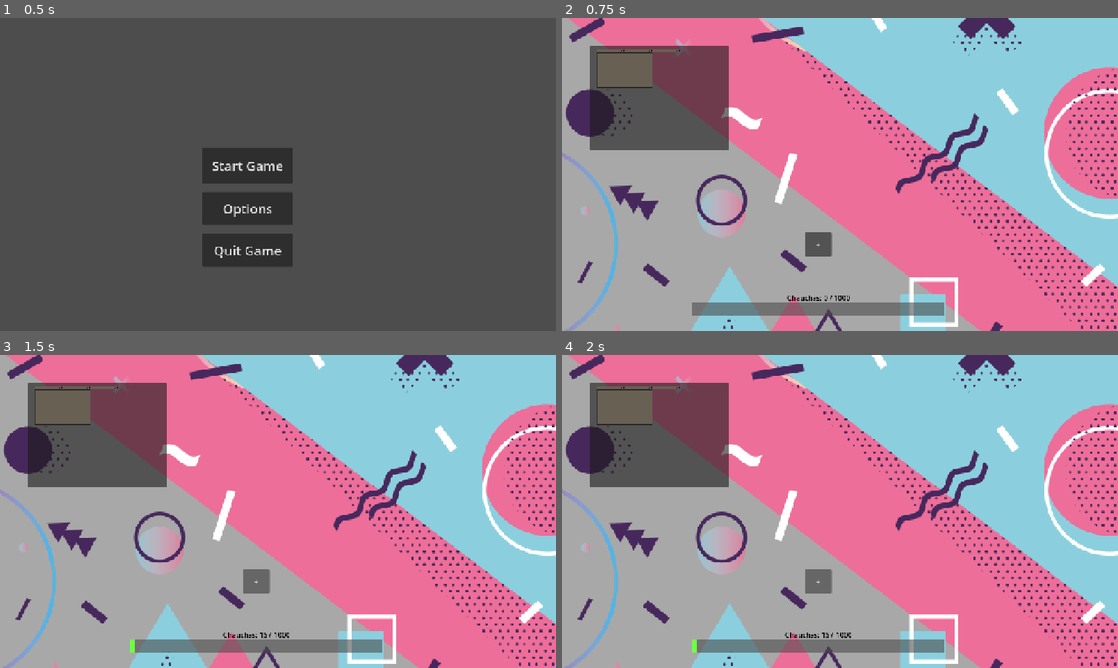
Above: before the commit, frames 1-4 (two rows, left to right).
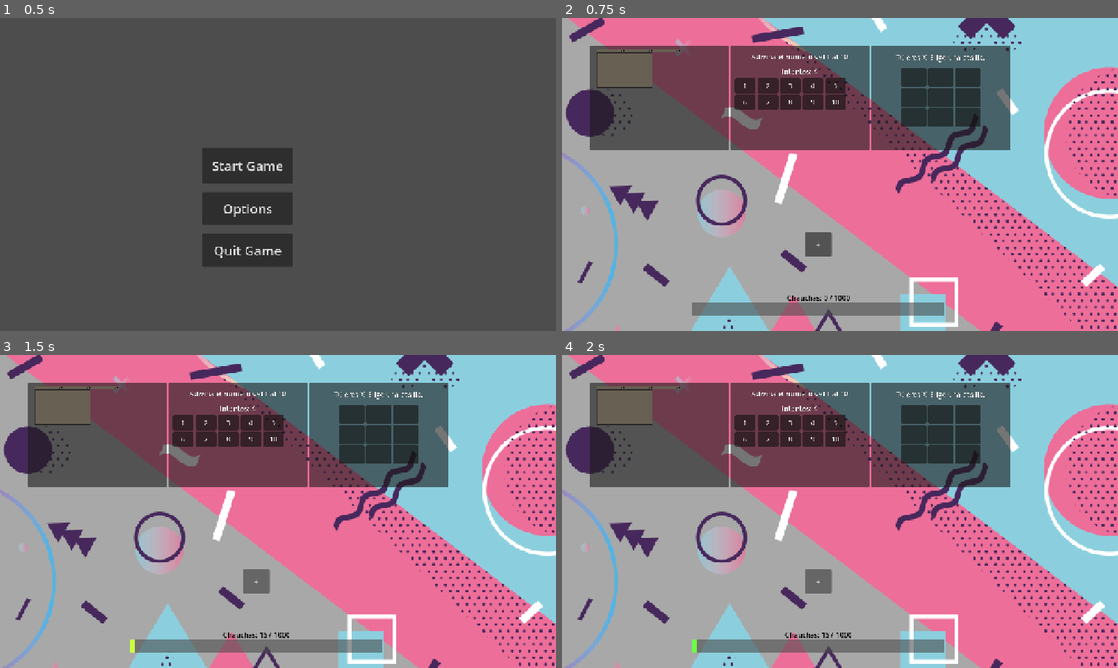
Above: after the commit, the same moments.

Repository: isabellarisso/wgj-26-corporatehellscape
Game: Godot game, scene res://scenes/main_menu.tscn
Same seed, same stepped clock (60 frames per second), same inputs: the game is played once before the commit and once after it.
Inputs:
- Up to frame 1 (0.5 s): no input
- Up to frame 2 (0.75 s): click "Start Game" at 0.5 s
- Up to frame 3 (1.5 s): click "+" at 1.25 s
- Up to frame 4 (2 s): no input

Frame 1 is identical in both runs. In frame 2, 17% of the frame differs, in the area x 30-81%, y 8-43%; in frame 3, 17%, in the area x 23-81%, y 8-96%; in frame 4, 17%.

Commit message:
minijuegos

Diff:
--- a/scenes/main_scene.tscn
+++ b/scenes/main_scene.tscn
@@ -5,6 +5,8 @@
 [ext_resource type="Texture2D" uid="uid://6ip1tvldcynb" path="res://resources/memphisbackground.png" id="3_background"]
 [ext_resource type="Texture2D" uid="uid://bcincwe3t5t80" path="res://resources/tab atlas.png" id="4_gubc5"]
 [ext_resource type="PackedScene" uid="uid://waylvfl2synd" path="res://scenes/progress_bar.tscn" id="4_progress_bar"]
+[ext_resource type="PackedScene" path="res://scenes/minigame_number_guessing.tscn" id="minigame_number_guessing"]
+[ext_resource type="PackedScene" path="res://scenes/minigame_tic_tac_toe.tscn" id="minigame_tic_tac_toe"]
 
 [sub_resource type="TileSetAtlasSource" id="TileSetAtlasSource_rt2n2"]
 texture = ExtResource("4_gubc5")
@@ -28,7 +30,7 @@
 
 [node name="Node2D" type="Node2D" unique_id=950236339]
 script = ExtResource("1_w2twt")
-minigame_scenes = Array[PackedScene]([ExtResource("2_minigame")])
+minigame_scenes = Array[PackedScene]([ExtResource("2_minigame"), ExtResource("minigame_number_guessing"), ExtResource("minigame_tic_tac_toe")])
 
 [node name="TilemapLayer" type="Node2D" parent="." unique_id=544590193]
 
--- /dev/null
+++ b/scenes/minigame_card.tscn
@@ -0,0 +1,6 @@
+[gd_scene format=3]
+
+[ext_resource type="Script" path="res://scripts/minigame_card.gd" id="1_script"]
+
+[node name="MinigameCard" type="PanelContainer"]
+script = ExtResource("1_script")
--- /dev/null
+++ b/scenes/minigame_number_guessing.tscn
@@ -0,0 +1,51 @@
+[gd_scene format=3]
+
+[ext_resource type="Script" path="res://scripts/minigame_number_guessing.gd" id="1_script"]
+
+[node name="MinigameNumberGuessing" type="Control"]
+custom_minimum_size = Vector2(320, 240)
+layout_mode = 3
+anchors_preset = 15
+anchor_right = 1.0
+anchor_bottom = 1.0
+grow_horizontal = 2
+grow_vertical = 2
+script = ExtResource("1_script")
+
+[node name="Layout" type="VBoxContainer" parent="."]
+layout_mode = 1
+anchors_preset = 15
+anchor_right = 1.0
+anchor_bottom = 1.0
+offset_left = 10.0
+offset_top = 8.0
+offset_right = -10.0
+offset_bottom = -8.0
+grow_horizontal = 2
+grow_vertical = 2
+theme_override_constants/separation = 5
+
+[node name="Message" type="Label" parent="Layout"]
+custom_minimum_size = Vector2(0, 34)
+layout_mode = 2
+text = "Adivina el número del 1 al 10"
+horizontal_alignment = 1
+vertical_alignment = 1
+autowrap_mode = 3
+
+[node name="Attempts" type="Label" parent="Layout"]
+layout_mode = 2
+text = "Intentos: 4"
+horizontal_alignment = 1
+
+[node name="NumberGrid" type="GridContainer" parent="Layout"]
+layout_mode = 2
+size_flags_vertical = 3
+columns = 5
+theme_override_constants/h_separation = 4
+theme_override_constants/v_separation = 4
+
+[node name="Retry" type="Button" parent="Layout"]
+visible = false
+layout_mode = 2
+text = "Volver a intentar"
--- /dev/null
+++ b/scenes/minigame_tic_tac_toe.tscn
@@ -0,0 +1,47 @@
+[gd_scene format=3]
+
+[ext_resource type="Script" path="res://scripts/minigame_tic_tac_toe.gd" id="1_script"]
+
+[node name="MinigameTicTacToe" type="Control"]
+custom_minimum_size = Vector2(320, 240)
+layout_mode = 3
+anchors_preset = 15
+anchor_right = 1.0
+anchor_bottom = 1.0
+grow_horizontal = 2
+grow_vertical = 2
+script = ExtResource("1_script")
+
+[node name="Layout" type="VBoxContainer" parent="."]
+layout_mode = 1
+anchors_preset = 15
+anchor_right = 1.0
+anchor_bottom = 1.0
+offset_left = 8.0
+offset_top = 6.0
+offset_right = -8.0
+offset_bottom = -6.0
+grow_horizontal = 2
+grow_vertical = 2
+theme_override_constants/separation = 4
+
+[node name="Status" type="Label" parent="Layout"]
+custom_minimum_size = Vector2(0, 42)
+layout_mode = 2
+text = "Tú eres X. Elige una casilla."
+horizontal_alignment = 1
+vertical_alignment = 1
+autowrap_mode = 3
+
+[node name="Board" type="GridContainer" parent="Layout"]
+layout_mode = 2
+size_flags_horizontal = 4
+size_flags_vertical = 3
+columns = 3
+theme_override_constants/h_separation = 4
+theme_override_constants/v_separation = 4
+
+[node name="Retry" type="Button" parent="Layout"]
+visible = false
+layout_mode = 2
+text = "Volver a intentar"
--- a/scripts/mainScene.gd
+++ b/scripts/mainScene.gd
@@ -1,42 +1,20 @@
 extends Node2D
 
-## Add each playable minigame scene here in the Inspector. The first scene is
-## loaded when the hub starts; more can be added without changing this script.
+## Add playable minigame scenes here in the Inspector.
 @export var minigame_scenes: Array[PackedScene] = []
 
+const MINIGAME_CARD_SCENE: PackedScene = preload("res://scenes/minigame_card.tscn")
+
 @onready var minigame_grid: GridContainer = $MinigameGrid
-
-var current_minigame: Node2D
+@onready var chauchas_progress: ProgressBar = $ProgressBar
 
 func _ready() -> void:
 	if minigame_scenes.is_empty():
 		push_warning("No minigame scenes configured on MainScene.")
 		return
 
-	show_minigame(0)
-
-func show_minigame(index: int) -> void:
-	if index < 0 or index >= minigame_scenes.size():
-		push_error("Minigame index %d is out of range." % index)
-		return
-
-	for child in minigame_grid.get_children():
-		child.queue_free()
-
-	var minigame_card := PanelContainer.new()
-	minigame_card.custom_minimum_size = Vector2(320, 240)
-	minigame_grid.add_child(minigame_card)
-
-	var viewport_container := SubViewportContainer.new()
-	viewport_container.stretch = true
-	minigame_card.add_child(viewport_container)
-
-	var viewport := SubViewport.new()
-	viewport.size = Vector2i(320, 240)
-	viewport.transparent_bg = true
-	viewport_container.add_child(viewport)
-
-	var instance := minigame_scenes[index].instantiate()
-	viewport.add_child(instance)
-	if instance is Node2D:
-		current_minigame = instance
+	for minigame_scene in minigame_scenes:
+		var minigame_card := MINIGAME_CARD_SCENE.instantiate()
+		minigame_card.connect("completed", Callable(chauchas_progress, "increase_money"))
+		minigame_grid.add_child(minigame_card)
+		minigame_card.call("setup", minigame_scene)
--- /dev/null
+++ b/scripts/minigame_card.gd
@@ -0,0 +1,57 @@
+extends PanelContainer
+
+signal completed(reward: int)
+
+const CARD_SIZE := Vector2(320, 240)
+const RESULT_DISPLAY_SECONDS := 1.2
+
+var card_content: Control
+var game_viewport: SubViewport
+var result_overlay: ColorRect
+var result_label: Label
+
+func _ready() -> void:
+	custom_minimum_size = CARD_SIZE
+
+	card_content = Control.new()
+	card_content.custom_minimum_size = CARD_SIZE
+	add_child(card_content)
+
+	var viewport_container := SubViewportContainer.new()
+	viewport_container.stretch = true
+	viewport_container.set_anchors_and_offsets_preset(Control.PRESET_FULL_RECT)
+	card_content.add_child(viewport_container)
+
+	game_viewport = SubViewport.new()
+	game_viewport.size = Vector2i(CARD_SIZE)
+	game_viewport.transparent_bg = true
+	viewport_container.add_child(game_viewport)
+
+	result_overlay = ColorRect.new()
+	result_overlay.color = Color(0.0, 0.0, 0.0, 0.82)
+	result_overlay.mouse_filter = Control.MOUSE_FILTER_STOP
+	result_overlay.set_anchors_and_offsets_preset(Control.PRESET_FULL_RECT)
+	result_overlay.visible = false
+	card_content.add_child(result_overlay)
+
+	result_label = Label.new()
+	result_label.horizontal_alignment = HORIZONTAL_ALIGNMENT_CENTER
+	result_label.vertical_alignment = VERTICAL_ALIGNMENT_CENTER
+	result_label.autowrap_mode = TextServer.AUTOWRAP_WORD_SMART
+	result_label.add_theme_color_override("font_color", Color(0.35, 1.0, 0.45))
+	result_label.set_anchors_and_offsets_preset(Control.PRESET_FULL_RECT)
+	result_overlay.add_child(result_label)
+
+func setup(minigame_scene: PackedScene) -> void:
+	var minigame := minigame_scene.instantiate()
+	game_viewport.add_child(minigame)
+	if minigame.has_signal("completed"):
+		minigame.connect("completed", _on_minigame_completed)
+
+func _on_minigame_completed(reward: int) -> void:
+	result_label.text = "¡Correcto! Ganaste %d chauchas." % reward
+	result_overlay.show()
+	completed.emit(reward)
+	await get_tree().create_timer(RESULT_DISPLAY_SECONDS).timeout
+	if is_instance_valid(self):
+		queue_free()
--- /dev/null
+++ b/scripts/minigame_number_guessing.gd
@@ -0,0 +1,67 @@
+extends Control
+
+signal completed(reward: int)
+
+const REWARD := 85
+const MAX_ATTEMPTS := 4
+
+@onready var message_label: Label = $Layout/Message
+@onready var attempts_label: Label = $Layout/Attempts
+@onready var number_grid: GridContainer = $Layout/NumberGrid
+@onready var retry_button: Button = $Layout/Retry
+
+var target_number: int
+var attempts_left := MAX_ATTEMPTS
+var round_over := false
+
+func _ready() -> void:
+	for number in range(1, 11):
+		var button := Button.new()
+		button.text = str(number)
+		button.custom_minimum_size = Vector2(48, 34)
+		button.pressed.connect(_on_number_pressed.bind(number))
+		number_grid.add_child(button)
+
+	retry_button.pressed.connect(_start_new_round)
+	_start_new_round()
+
+func _start_new_round() -> void:
+	var previous_number := target_number if target_number > 0 else 0
+	target_number = randi_range(1, 10)
+	while target_number == previous_number:
+		target_number = randi_range(1, 10)
+
+	attempts_left = MAX_ATTEMPTS
+	round_over = false
+	message_label.text = "Adivina el número del 1 al 10"
+	attempts_label.text = "Intentos: %d" % attempts_left
+	retry_button.hide()
+	_set_number_buttons_enabled(true)
+
+func _on_number_pressed(number: int) -> void:
+	if round_over:
+		return
+
+	if number == target_number:
+		round_over = true
+		message_label.text = "¡Adivinaste!"
+		attempts_label.text = ""
+		_set_number_buttons_enabled(false)
+		completed.emit(REWARD)
+		return
+
+	attempts_left -= 1
+	attempts_label.text = "Intentos: %d" % attempts_left
+	if attempts_left == 0:
+		round_over = true
+		message_label.text = "Era el %d. ¡Intenta con otro número!" % target_number
+		_set_number_buttons_enabled(false)
+		retry_button.show()
+	elif number < target_number:
+		message_label.text = "Es más alto."
+	else:
+		message_label.text = "Es más bajo."
+
+func _set_number_buttons_enabled(enabled: bool) -> void:
+	for button in number_grid.get_children():
+		button.disabled = not enabled
--- /dev/null
+++ b/scripts/minigame_tic_tac_toe.gd
@@ -0,0 +1,95 @@
+extends Control
+
+signal completed(reward: int)
+
+const REWARD := 85
+const WINNING_LINES := [
+	[0, 1, 2], [3, 4, 5], [6, 7, 8],
+	[0, 3, 6], [1, 4, 7], [2, 5, 8],
+	[0, 4, 8], [2, 4, 6],
+]
+
+@onready var status_label: Label = $Layout/Status
+@onready var board_grid: GridContainer = $Layout/Board
+@onready var retry_button: Button = $Layout/Retry
+
+var board: Array[String] = []
+var board_buttons: Array[Button] = []
+var round_over := false
+
+func _ready() -> void:
+	for cell in 9:
+		board.append("")
+		var button := Button.new()
+		button.custom_minimum_size = Vector2(58, 42)
+		button.add_theme_font_size_override("font_size", 24)
+		button.pressed.connect(_on_cell_pressed.bind(cell))
+		board_buttons.append(button)
+		board_grid.add_child(button)
+
+	retry_button.pressed.connect(_start_new_round)
+	_start_new_round()
+
+func _start_new_round() -> void:
+	for cell in 9:
+		board[cell] = ""
+		board_buttons[cell].text = ""
+		board_buttons[cell].disabled = false
+
+	round_over = false
+	status_label.text = "Tú eres X. Elige una casilla."
+	retry_button.hide()
+
+func _on_cell_pressed(cell: int) -> void:
+	if round_over or not board[cell].is_empty():
+		return
+
+	_play_mark(cell, "X")
+	if _has_won("X"):
+		_finish_game("¡Ganaste!", true)
+		return
+	if _is_board_full():
+		_finish_game("Empate. Intenta otra vez.", false)
+		return
+
+	status_label.text = "Turno de la computadora…"
+	var empty_cells: Array[int] = []
+	for index in 9:
+		if board[index].is_empty():
+			empty_cells.append(index)
+	_play_mark(empty_cells.pick_random(), "O")
+
+	if _has_won("O"):
+		_finish_game("Ganó la computadora. Intenta otra vez.", false)
+	elif _is_board_full():
+		_finish_game("Empate. Intenta otra vez.", false)
+	else:
+		status_label.text = "Tu turno. Elige una casilla."
+
+func _play_mark(cell: int, mark: String) -> void:
+	board[cell] = mark
+	board_buttons[cell].text = mark
+	board_buttons[cell].disabled = true
+
+func _has_won(mark: String) -> bool:
+	for line in WINNING_LINES:
+		if board[line[0]] == mark and board[line[1]] == mark and board[line[2]] == mark:
+			return true
+	return false
+
+func _is_board_full() -> bool:
+	for mark in board:
+		if mark.is_empty():
+			return false
+	return true
+
+func _finish_game(message: String, player_won: bool) -> void:
+	round_over = true
+	status_label.text = message
+	for button in board_buttons:
+		button.disabled = true
+
+	if player_won:
+		completed.emit(REWARD)
+	else:
+		retry_button.show()
--- a/scripts/progress_bar.gd
+++ b/scripts/progress_bar.gd
@@ -8,7 +8,13 @@
 
 @onready var chauchas_text: Label = $ChauchasText
 
+const FILL_COLOR := Color(0.427, 1.0, 0.275, 1.0)
+var fill_style: StyleBoxFlat
+
 func _ready() -> void:
+	fill_style = get_theme_stylebox("fill").duplicate() as StyleBoxFlat
+	add_theme_stylebox_override("fill", fill_style)
+
 	# initializar progress bar limites
 	progress_bar.min_value = 0.0
 	progress_bar.max_value = goal_chauchas
@@ -29,10 +35,16 @@
 
 	progress_bar.value = current_chauchas
 	update_chauchas_text()
+	_flash_reward()
 
 
 	if current_chauchas >= goal_chauchas:
 		on_money_complete()
+
+func _flash_reward() -> void:
+	var tween := create_tween()
+	tween.tween_property(fill_style, "bg_color", Color(0.85, 1.0, 0.25, 1.0), 0.12)
+	tween.tween_property(fill_style, "bg_color", FILL_COLOR, 0.45)
 
 func update_chauchas_text() -> void:
 	if chauchas_text:
Not shown, added: scripts/minigame_card.gd.uid
Not shown, added: scripts/minigame_number_guessing.gd.uid
Not shown, added: scripts/minigame_tic_tac_toe.gd.uid
